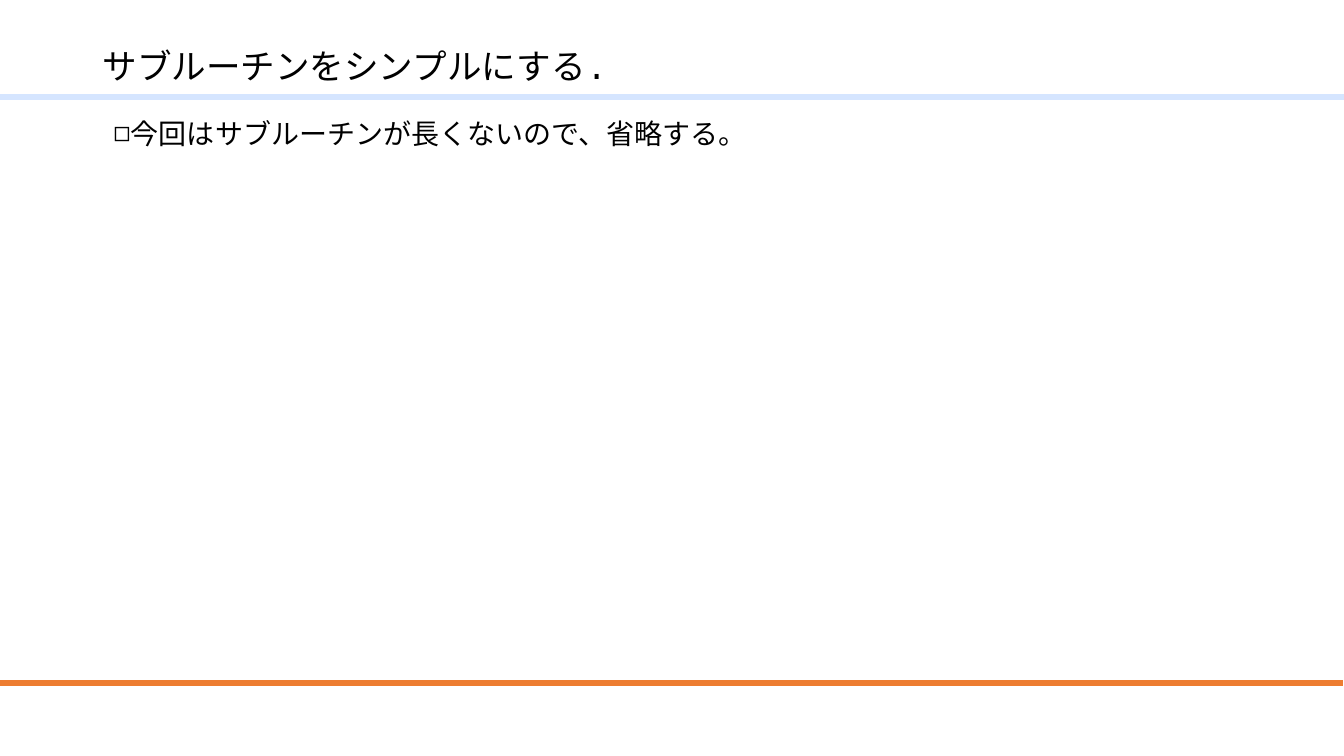
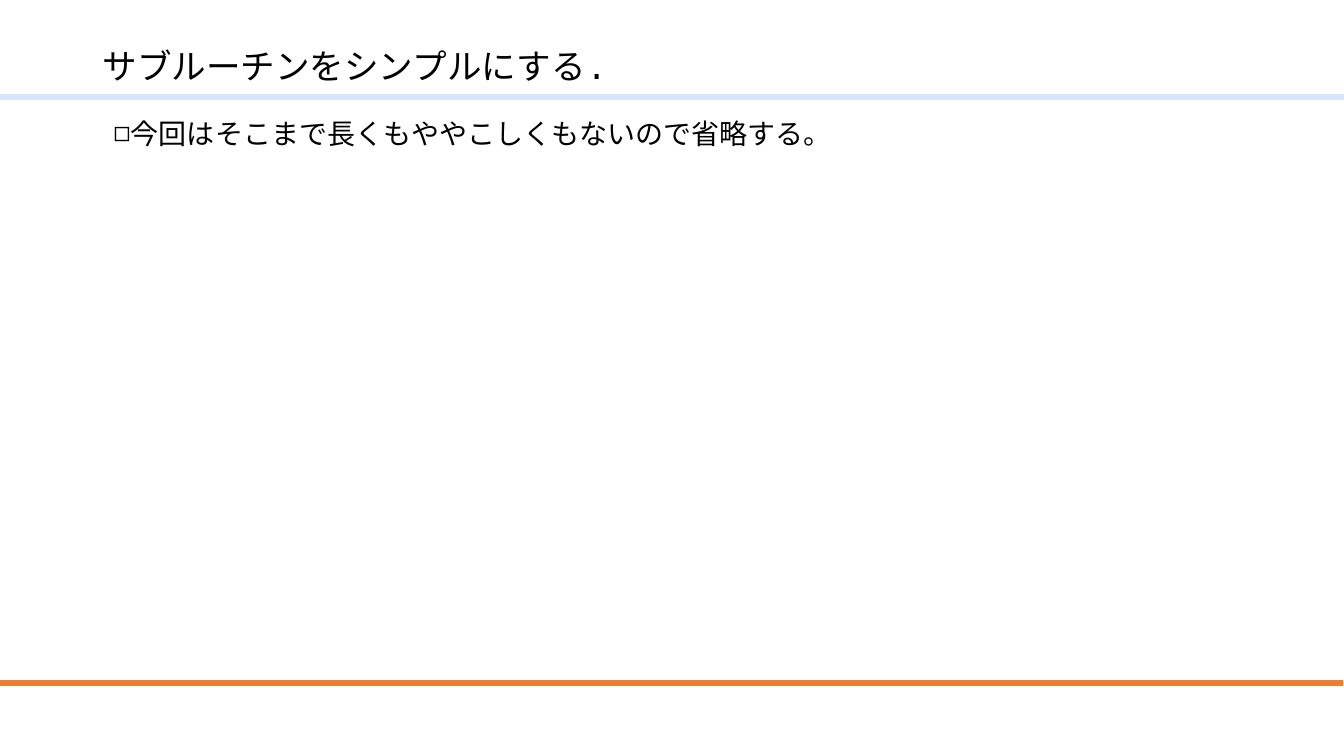
Before and after one commit to mmer547/ModernFortranLocalUserGroup, a slide deck: slide 47 of ModernFortran.f10/20210724_リファクタリング.pptx. Drawn at 1344x756 pixels with LibreOffice and Linux fonts; fonts in the diff are those of the drawing; background and template pictures are left out. Boxes give left, top, right and bottom in pixels: in the first picture for what was removed or moved away, otherwise in the second. Text is boxed around its words. In the diff, an @@ line names an element or a change of style, - is before the commit and + after.

```diff
--- a/ModernFortran.f10/20210724_リファクタリング.pptx
+++ b/ModernFortran.f10/20210724_リファクタリング.pptx
@@ text at <box>131,120,832,147</box>: text changed @@
-◻ 今回はサブルーチンが長くないので、省略する。
+◻ 今回はそこまで長くもややこしくもないので省略する。
```
Also in this commit, not shown: 2 other slides changed, 1 other file.
